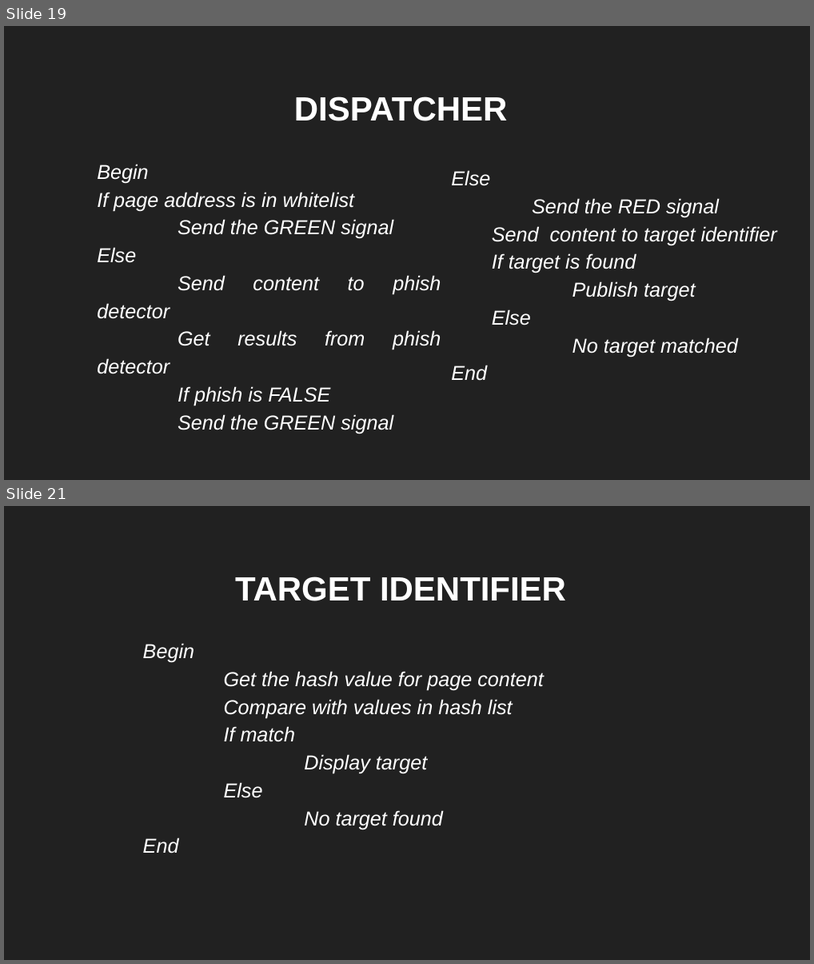
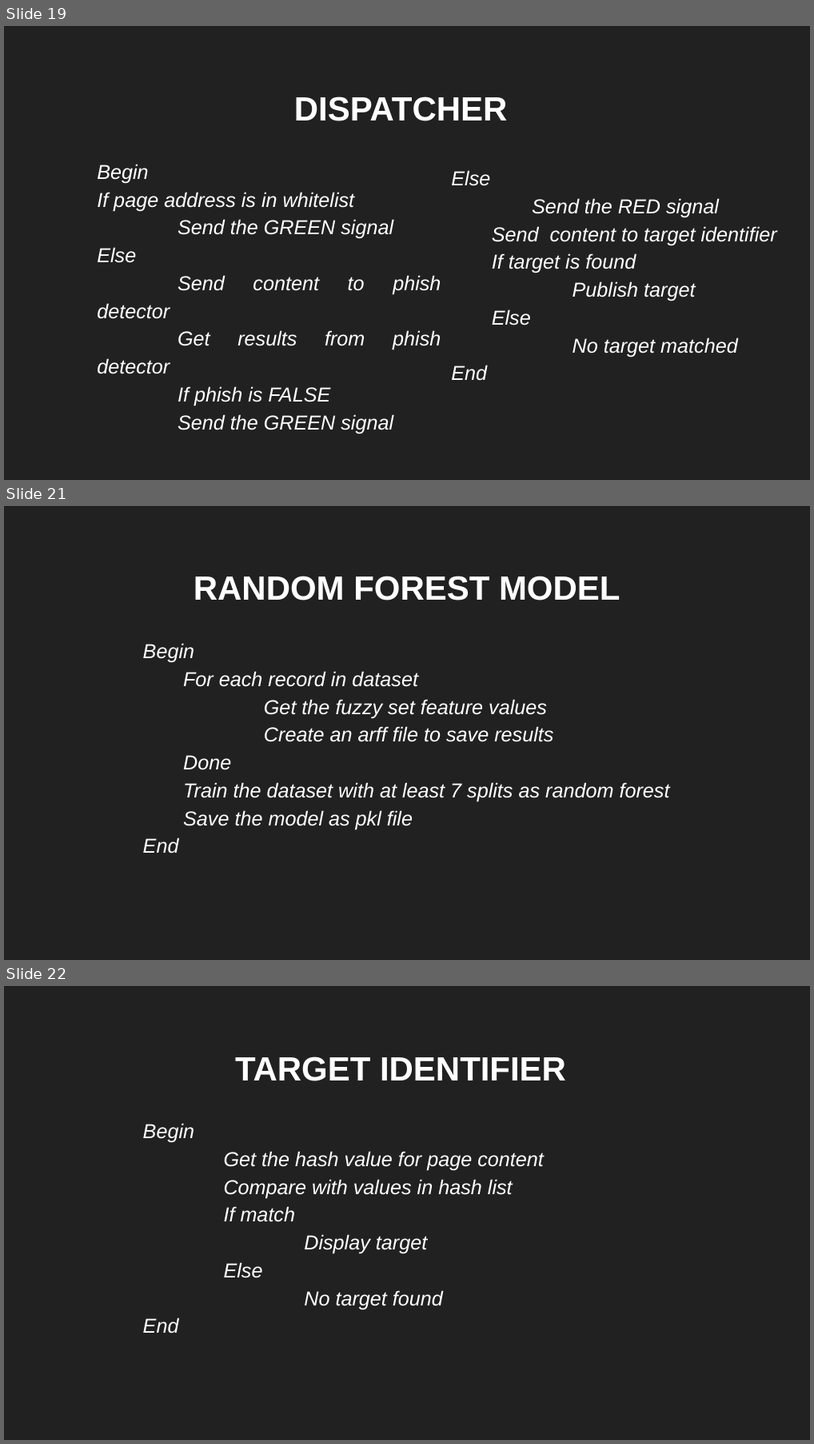
Before and after one commit to sbenstewart/cantina-plus, a slide deck: presentation/first/FYP First.pptx. Shown one above the other, each under a label of ours: slides 19 and 21 before the commit, slides 19, 21 and 22 after it; the slides between them are not shown. The pictures are 814x964 and 814x1444 pixels, drawn with LibreOffice and Linux fonts; fonts in the diff are those of the drawing. Boxes give left, top, right and bottom in pixels: in the first picture for what was removed or moved away, otherwise in the second. Text is boxed around its words. In the diff, an @@ line names an element or a change of style, - is before the commit and + after.

```diff
--- a/presentation/first/FYP First.pptx
+++ b/presentation/first/FYP First.pptx
@@ slide 21 added at box(4, 506, 810, 960), background #212121 @@
@@ title added at box(194, 576, 620, 600), 30 pt, text #FFFFFF, bold @@
+RANDOM FOREST MODEL
@@ subtitle added at box(143, 643, 670, 853), 18 pt, text #FFFFFF, italic @@
+Begin
+For each record in dataset
+Get the fuzzy set feature values
+Create an arff file to save results
+Done
+Train the dataset with at least 7 splits as random forest
+Save the model as pkl file
+End
@@ what was slide 21 is now slide 22 @@
```
Also in this commit, not shown: 3 slides changed, 1 other file.
